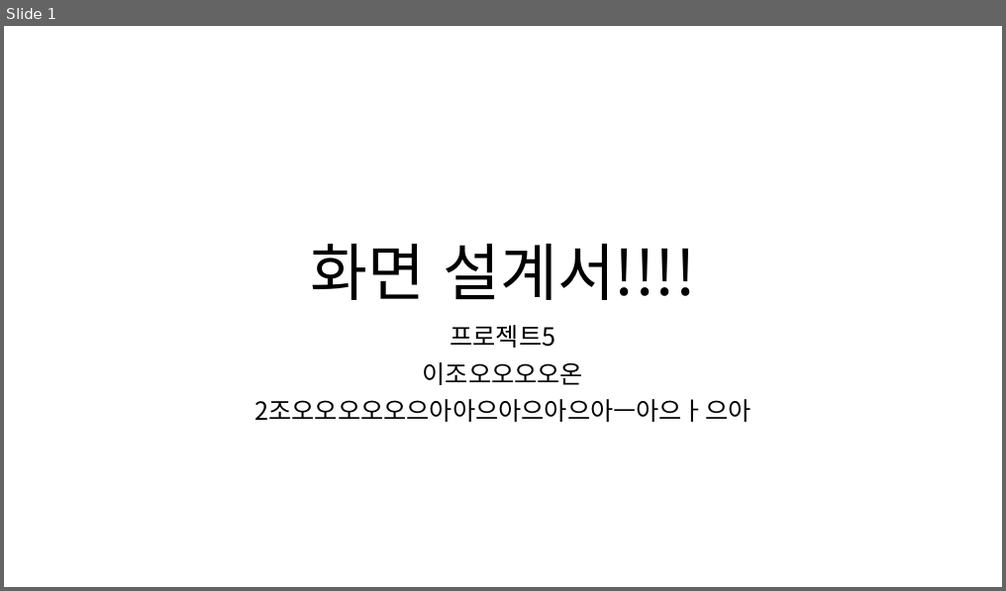
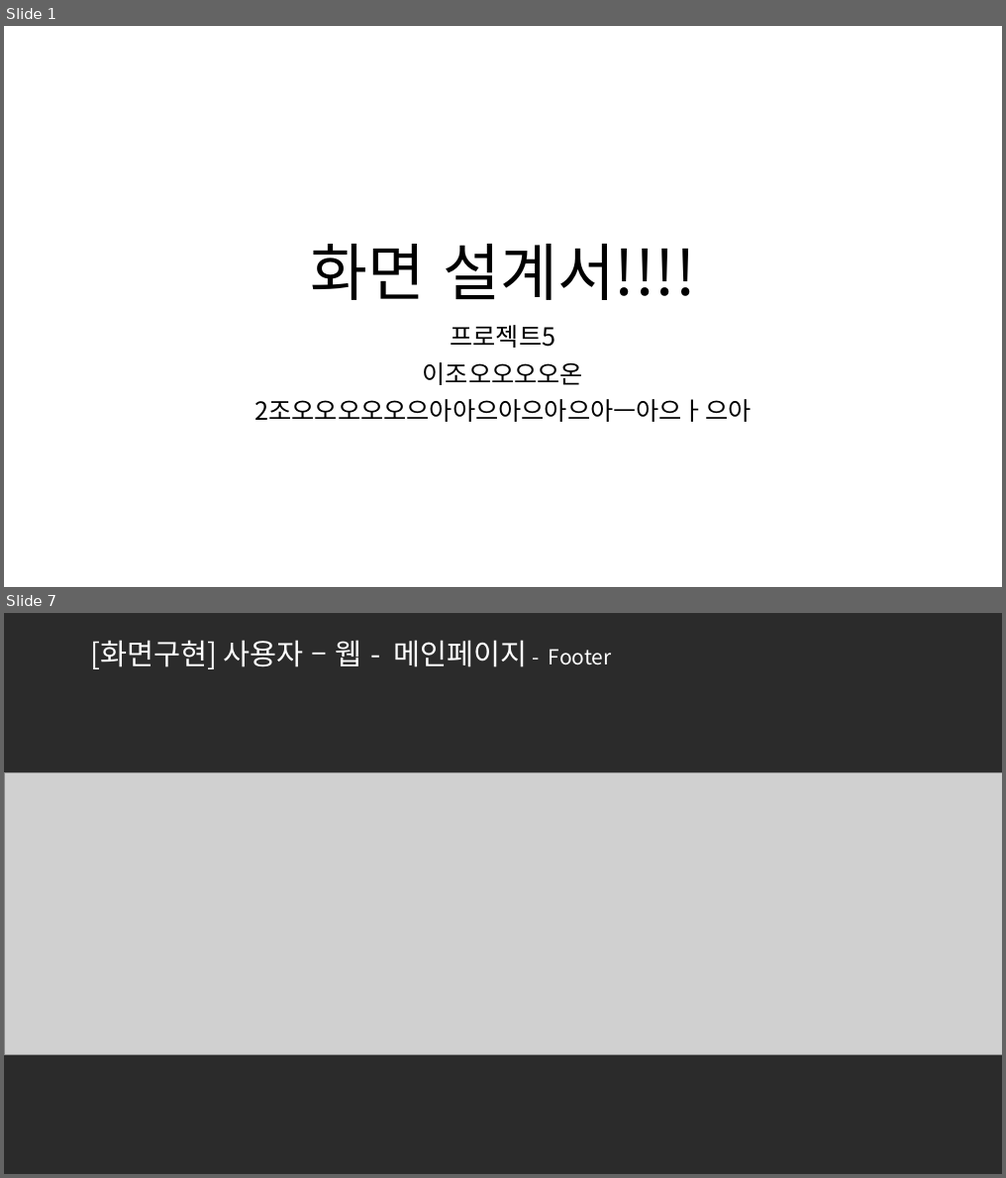
Before and after one commit to ezenteam2/e-Zone, a slide deck: 0 발표용 파워포인트/0410 2차발표/0410 project05 - 파워포인트 - 기범.pptx. Shown one above the other, each under a label of ours: slide 1 before the commit, slides 1 and 7 after it; the slides between them are not shown. The pictures are 1006x591 and 1006x1178 pixels, drawn with LibreOffice and Linux fonts; fonts in the diff are those of the drawing; grey boxes stand for pictures; background and template pictures are left out; a plain dark background stands for a picture behind light text. Boxes give left, top, right and bottom in pixels: in the first picture for what was removed or moved away, otherwise in the second. Text is boxed around its words. In the diff, an @@ line names an element or a change of style, - is before the commit and + after.

```diff
--- a/0 발표용 파워포인트/0410 2차발표/0410 project05 - 파워포인트 - 기범.pptx
+++ b/0 발표용 파워포인트/0410 2차발표/0410 project05 - 파워포인트 - 기범.pptx
@@ slide 7 added at (4, 613, 1002, 1174), background picture (left out) @@
@@ title added at (90, 640, 612, 669), 28 pt, text #FFFFFF @@
+[화면구현] 사용자 – 웹 - 메인페이지 - Footer
@@ picture added at (4, 772, 1002, 1055) @@
```
Also in this commit, not shown: 15 other slides added, 2 other files.
